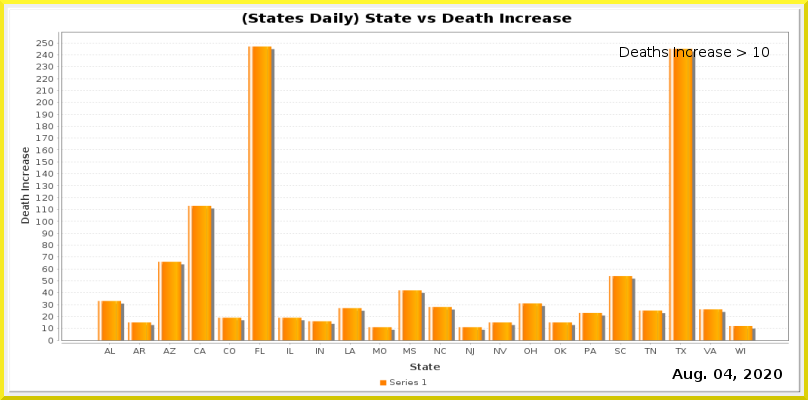
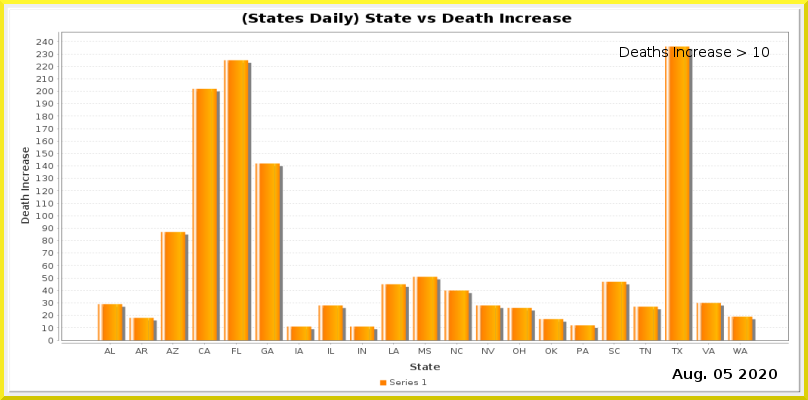
Two versions of the same layered image (808px x 400px). Layer-by-layer changes:
painted on "Current Date" over [left=724, top=369, right=782, bottom=381]
painted on "Date_vs_TestIncrease.png" over [left=36, top=38, right=789, bottom=356]
